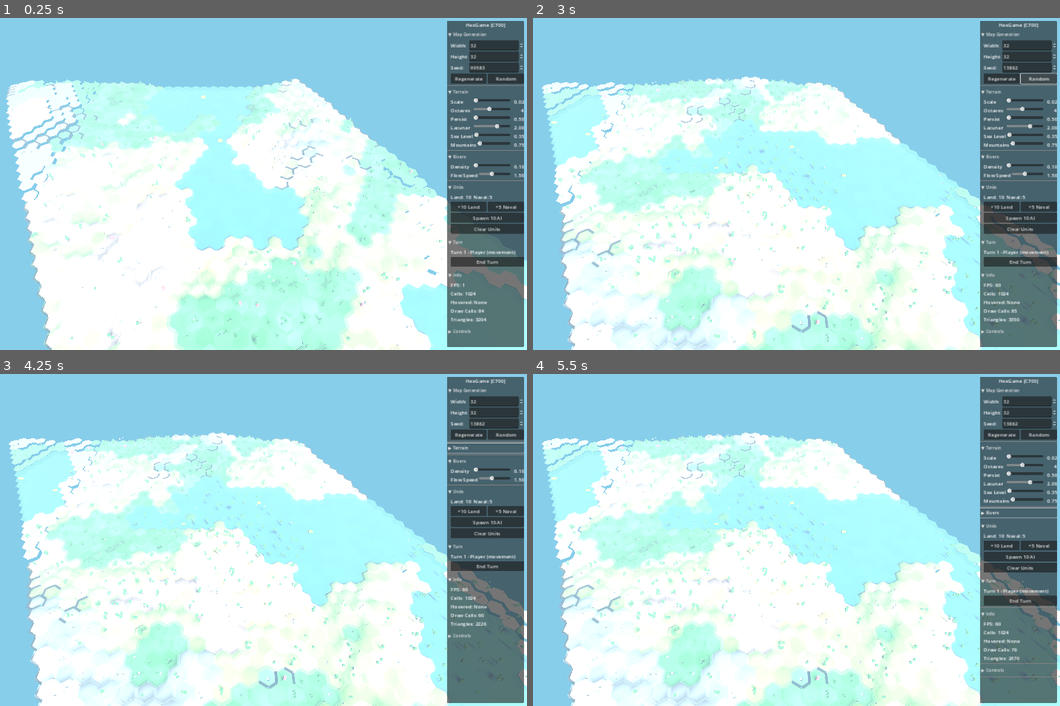
Above: before the commit, frames 1-4 (two rows, left to right).
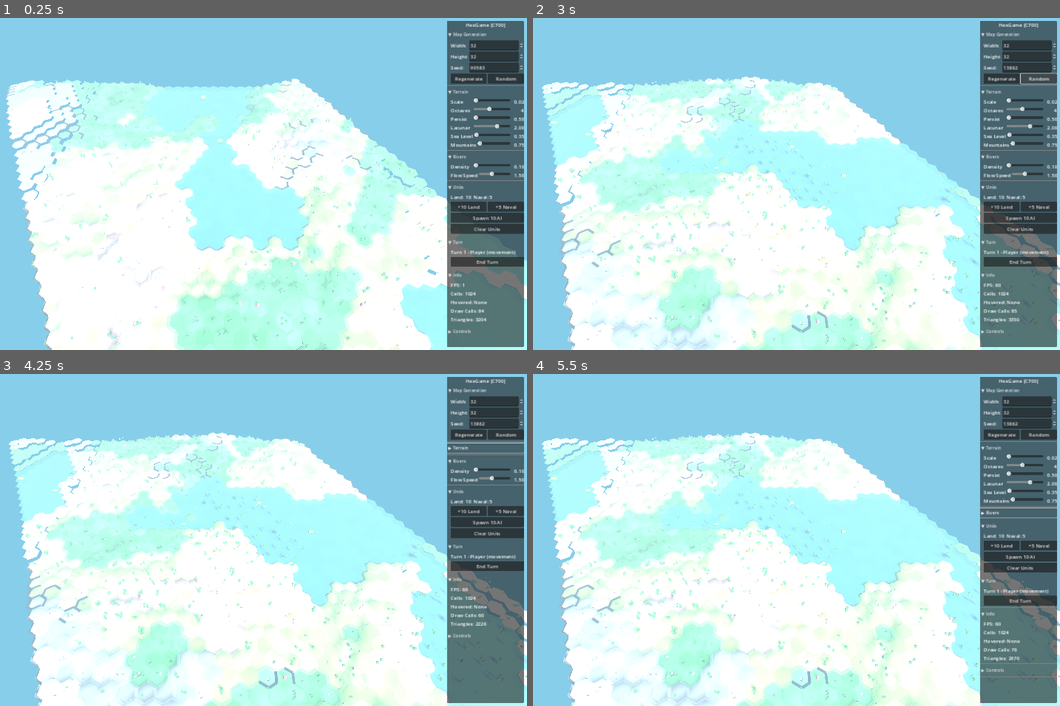
Above: after the commit, the same moments.

Repository: bobum/hexgame
Game: Godot game, scene res://scenes/main.tscn
The game is run twice, just before and just after one commit, with the same random seed, the same clock (stepped at 60 frames per second) and the same inputs.
Inputs:
- Up to frame 1 (0.25 s): no input
- Up to frame 2 (3 s): click "▼ Map Generation" at 0.5 s; click "▶ Map Generation" at 1.25 s; click "Regenerate" at 2 s; click "Random" at 2.75 s
- Up to frame 3 (4.25 s): click "▼ Terrain" at 3.5 s
- Up to frame 4 (5.5 s): click "▶ Terrain" at 4.25 s; click "▼ Rivers" at 5 s

The runs differ from the first frame. In frame 1, 0.1% of the frame differs, in the area x 4-86%, y 18-98%; in frame 2, 0.3%, in the area x 5-85%, y 18-99%; in frame 3, 0.3%; in frame 4, 0.3%.

Commit message:
Add dynamic near plane and elevation-aware raycasting
- Dynamic near plane in camera: scales from 0.5 to 4.0 based on zoom level
  for better depth precision at different distances
- Elevation-aware raycasting for hex hover and selection: checks all
  elevation levels from high to low to find the actual terrain surface
- Set default clear color to sky blue

Co-Authored-By: Claude Opus 4.5 <noreply@anthropic.com>

Diff:
--- a/godot/project.godot
+++ b/godot/project.godot
@@ -28,3 +28,4 @@
 renderer/rendering_method="forward_plus"
 textures/vram_compression/import_etc2_astc=true
 anti_aliasing/quality/msaa_3d=2
+environment/defaults/default_clear_color=Color(0.529, 0.808, 0.922, 1)
--- a/godot/src/camera/map_camera.gd
+++ b/godot/src/camera/map_camera.gd
@@ -37,16 +37,24 @@
 
 func _ready() -> void:
 	target_position = target
-	# Increase near plane to reduce z-fighting at medium distances
-	near = 0.5
-	far = 500.0
+	far = 200.0
 	_update_camera_position()
+	_update_near_plane()
 
 
 func _process(delta: float) -> void:
 	_handle_keyboard_input(delta)
 	_apply_smoothing(delta)
 	_update_camera_position()
+	_update_near_plane()
+
+
+func _update_near_plane() -> void:
+	# Dynamic near plane: closer when zoomed in, farther when zoomed out
+	# This balances depth precision vs not clipping close terrain
+	# At min_zoom (5), near = 0.5; at max_zoom (80), near = 4.0
+	var t = (distance - min_zoom) / (max_zoom - min_zoom)
+	near = lerp(0.5, 4.0, t)
 
 
 func _unhandled_input(event: InputEvent) -> void:
--- a/godot/src/interaction/hex_hover.gd
+++ b/godot/src/interaction/hex_hover.gd
@@ -101,22 +101,41 @@
 
 
 func _raycast_to_hex(origin: Vector3, direction: Vector3) -> HexCell:
-	# Use physics raycast if available, otherwise intersect with plane
-	var space_state = get_world_3d().direct_space_state
-	if space_state:
-		var query = PhysicsRayQueryParameters3D.create(origin, origin + direction * 1000)
-		var result = space_state.intersect_ray(query)
-		if result:
-			return _get_cell_at_position(result.position)
+	# Raycast against multiple elevation levels to find the actual terrain surface
+	# Check from highest to lowest elevation to find the first valid intersection
+	if abs(direction.y) < 0.001:
+		return null
 
-	# Fallback: intersect with y=0 plane
-	if abs(direction.y) > 0.001:
+	var best_cell: HexCell = null
+	var best_distance: float = INF
+
+	# Check elevations from high to low (max elevation to min)
+	for elev in range(HexMetrics.MAX_ELEVATION, HexMetrics.MIN_ELEVATION - 1, -1):
+		var plane_y = elev * HexMetrics.ELEVATION_STEP
+		var t = (plane_y - origin.y) / direction.y
+
+		if t <= 0:
+			continue  # Behind camera
+
+		var hit_point = origin + direction * t
+		var cell = _get_cell_at_position(hit_point)
+
+		if cell and cell.elevation == elev:
+			# Found a cell at this elevation - check if it's closer than previous
+			if t < best_distance:
+				best_distance = t
+				best_cell = cell
+				# Since we're going high to low, first valid hit is closest
+				break
+
+	# If no elevated cell found, fall back to water level
+	if best_cell == null:
 		var t = -origin.y / direction.y
 		if t > 0:
 			var hit_point = origin + direction * t
-			return _get_cell_at_position(hit_point)
+			best_cell = _get_cell_at_position(hit_point)
 
-	return null
+	return best_cell
 
 
 func _get_cell_at_position(world_pos: Vector3) -> HexCell:
--- a/godot/src/interaction/selection_manager.gd
+++ b/godot/src/interaction/selection_manager.gd
@@ -321,15 +321,41 @@
 	var ray_origin = camera.project_ray_origin(screen_pos)
 	var ray_dir = camera.project_ray_normal(screen_pos)
 
-	# Intersect with ground plane (y = 0)
-	if abs(ray_dir.y) > 0.001:
+	if abs(ray_dir.y) < 0.001:
+		return null
+
+	# Raycast against multiple elevation levels to find the actual terrain surface
+	# Check from highest to lowest elevation to find the first valid intersection
+	var best_cell: HexCell = null
+	var best_distance: float = INF
+
+	for elev in range(HexMetrics.MAX_ELEVATION, HexMetrics.MIN_ELEVATION - 1, -1):
+		var plane_y = elev * HexMetrics.ELEVATION_STEP
+		var t = (plane_y - ray_origin.y) / ray_dir.y
+
+		if t <= 0:
+			continue  # Behind camera
+
+		var hit_point = ray_origin + ray_dir * t
+		var coords = HexCoordinates.from_world_position(hit_point)
+		var cell = grid.get_cell(coords.q, coords.r)
+
+		if cell and cell.elevation == elev:
+			# Found a cell at this elevation
+			if t < best_distance:
+				best_distance = t
+				best_cell = cell
+				break  # First valid hit from high to low is closest
+
+	# Fallback to water level if no elevated cell found
+	if best_cell == null:
 		var t = -ray_origin.y / ray_dir.y
 		if t > 0:
 			var hit_point = ray_origin + ray_dir * t
 			var coords = HexCoordinates.from_world_position(hit_point)
-			return grid.get_cell(coords.q, coords.r)
-
-	return null
+			best_cell = grid.get_cell(coords.q, coords.r)
+
+	return best_cell
 
 
 func clear_selection() -> void:
